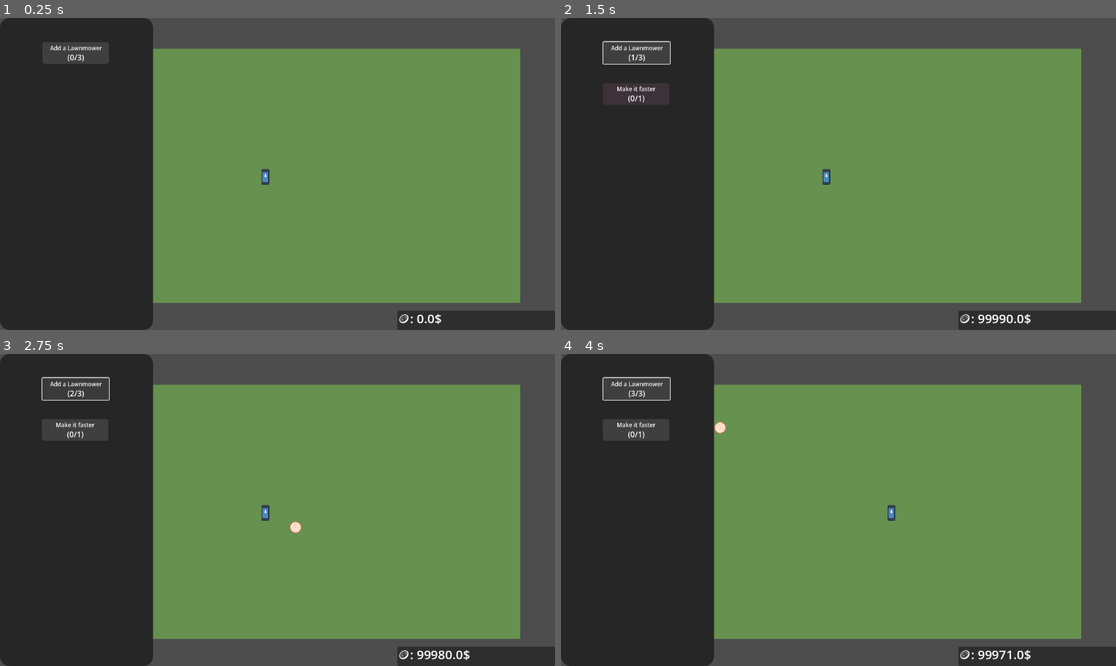
Above: before the commit, frames 1-4 (two rows, left to right).
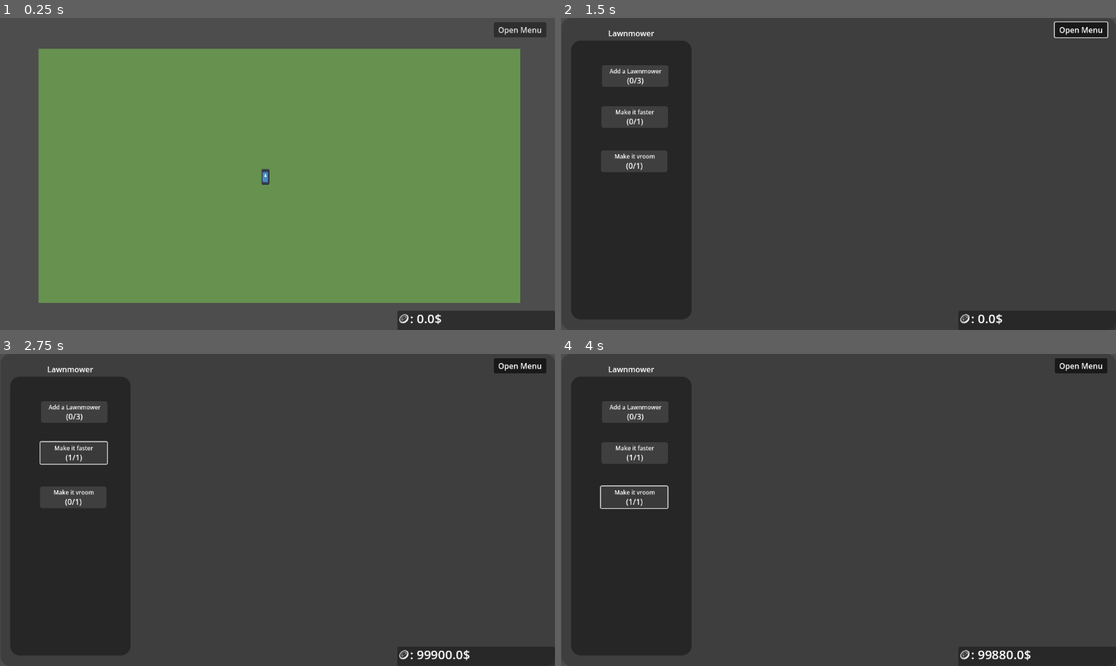
Above: after the commit, the same moments.

Repository: xelphyr/just-another-incremental-game
Game: Godot game, scene res://scenes/main.tscn
Same seed, same stepped clock (60 frames per second), same inputs: the game is played once before the commit and once after it. The engine's default icon, where the game draws it, is replaced by a stand-in: a white triangle on a blue panel in a dark square.
Inputs (mouse positions are in pixels of both pictures, inside the frame that each line leads up to):
- Up to frame 1 (0.25 s): no input
- Up to frame 2 (1.5 s): click (638, 52) at 0.5 s, where only the run before the commit has a clickable "Add a Lawnmower"; click (1082, 30) at 1.25 s, where only the run after the commit has a clickable "Open Menu"
- Up to frame 3 (2.75 s): click "Add a Lawnmower" (after the commit: "Make it faster") at 2 s
- Up to frame 4 (4 s): click (633, 497) at 2.75 s, where only the run after the commit has a clickable "Make it vroom"; tap Enter at 3.5 s; hold D (right) from 3.53 s (still down)

The runs differ from the first frame. In frame 1, 28% of the frame differs, in the area x 0-99%, y 0-100%; in frame 2, 58%; in frame 3, 57%; in frame 4, 58%.

Commit message:
Moved the LawnmowerUpgradeMenu to a new ToolMenu that opens and closes with a button. It also changes the game sim speed

Diff:
--- a/game_handler.gd
+++ b/game_handler.gd
@@ -1,6 +1,7 @@
 extends Node
 
 var coins = 100000
+var tools = []
 
 signal coins_update(amt)
 
--- a/scenes/main.tscn
+++ b/scenes/main.tscn
@@ -1,9 +1,10 @@
-[gd_scene load_steps=5 format=3 uid="uid://blxdey8reg28s"]
+[gd_scene load_steps=6 format=3 uid="uid://blxdey8reg28s"]
 
 [ext_resource type="PackedScene" uid="uid://b3d3fmr2443ld" path="res://scenes/field.tscn" id="1_0wfyh"]
 [ext_resource type="PackedScene" uid="uid://b33uuboqxhc1d" path="res://scenes/player.tscn" id="2_sugp2"]
 [ext_resource type="PackedScene" uid="uid://d251m6b0rfyfy" path="res://scenes/coin_ui.tscn" id="3_sugp2"]
-[ext_resource type="PackedScene" uid="uid://2ssxgm6aj5fj" path="res://tools/lawnmower/LawnmowerUpgrade.tscn" id="4_jyhfs"]
+[ext_resource type="PackedScene" uid="uid://cp00mjrqlt1hc" path="res://scenes/tool_menu.tscn" id="4_tbgi4"]
+[ext_resource type="Script" uid="uid://c5kbp2omalgn5" path="res://tool_menu_open.gd" id="5_tefeu"]
 
 [node name="Main" type="Node2D"]
 
@@ -15,5 +16,24 @@
 [node name="CanvasLayer" type="CanvasLayer" parent="."]
 
 [node name="CoinUI" parent="CanvasLayer" instance=ExtResource("3_sugp2")]
+z_index = 1
 
-[node name="LawnmowerUpgrade" parent="CanvasLayer" instance=ExtResource("4_jyhfs")]
+[node name="ToolMenu" parent="CanvasLayer" instance=ExtResource("4_tbgi4")]
+visible = false
+
+[node name="Button" type="Button" parent="CanvasLayer"]
+z_index = 1
+anchors_preset = 15
+anchor_right = 1.0
+anchor_bottom = 1.0
+offset_left = 1025.0
+offset_top = 12.0
+offset_right = -18.0
+offset_bottom = -612.0
+grow_horizontal = 2
+grow_vertical = 2
+toggle_mode = true
+text = "Open Menu"
+script = ExtResource("5_tefeu")
+
+[connection signal="toggled" from="CanvasLayer/Button" to="CanvasLayer/Button" method="_on_toggled"]
--- /dev/null
+++ b/scenes/tool_menu.tscn
@@ -0,0 +1,40 @@
+[gd_scene load_steps=4 format=3 uid="uid://cp00mjrqlt1hc"]
+
+[ext_resource type="PackedScene" uid="uid://2ssxgm6aj5fj" path="res://tools/lawnmower/LawnmowerUpgrade.tscn" id="1_cyl6b"]
+
+[sub_resource type="StyleBoxFlat" id="StyleBoxFlat_phyfm"]
+bg_color = Color(0.24477652, 0.24477637, 0.24477637, 1)
+corner_radius_top_left = 20
+corner_radius_top_right = 20
+corner_radius_bottom_right = 20
+corner_radius_bottom_left = 20
+
+[sub_resource type="Theme" id="Theme_37eju"]
+
+[node name="ToolMenu" type="Panel"]
+anchors_preset = 15
+anchor_right = 1.0
+anchor_bottom = 1.0
+offset_left = 1.0
+grow_horizontal = 2
+grow_vertical = 2
+theme_override_styles/panel = SubResource("StyleBoxFlat_phyfm")
+
+[node name="MarginContainer" type="MarginContainer" parent="."]
+layout_mode = 0
+offset_right = 1149.0
+offset_bottom = 646.0
+theme_override_constants/margin_left = 20
+theme_override_constants/margin_top = 20
+theme_override_constants/margin_right = 20
+theme_override_constants/margin_bottom = 20
+
+[node name="HBoxContainer" type="HBoxContainer" parent="MarginContainer"]
+custom_minimum_size = Vector2(100, 100)
+layout_mode = 2
+theme = SubResource("Theme_37eju")
+
+[node name="LawnmowerUpgrade" parent="MarginContainer/HBoxContainer" instance=ExtResource("1_cyl6b")]
+custom_minimum_size = Vector2(250, 100)
+layout_mode = 2
+size_flags_horizontal = 2
--- /dev/null
+++ b/tool_menu_open.gd
@@ -0,0 +1,9 @@
+extends Button
+
+# Called when the node enters the scene tree for the first time.
+func _on_toggled(toggled_on:bool) -> void:
+	$"../ToolMenu".visible = toggled_on
+	if toggled_on:
+		Engine.time_scale = 0
+	else:
+		Engine.time_scale = 1
--- a/tools/lawnmower/LawnmowerUpgrade.tscn
+++ b/tools/lawnmower/LawnmowerUpgrade.tscn
@@ -1,6 +1,5 @@
-[gd_scene load_steps=4 format=3 uid="uid://2ssxgm6aj5fj"]
+[gd_scene load_steps=3 format=3 uid="uid://2ssxgm6aj5fj"]
 
-[ext_resource type="Script" uid="uid://dmx3ad6hooc74" path="res://tool_upgrade_system.gd" id="1_0kemt"]
 [ext_resource type="PackedScene" uid="uid://beq1ttb4x6oob" path="res://scenes/UpgradeNode.tscn" id="1_ombev"]
 
 [sub_resource type="StyleBoxFlat" id="StyleBoxFlat_utfbk"]
@@ -10,48 +9,49 @@
 corner_radius_bottom_right = 20
 corner_radius_bottom_left = 20
 
-[node name="LawnmowerUpgrade" type="Control" node_paths=PackedStringArray("nodes")]
-layout_mode = 3
-anchor_right = 0.275
-anchor_bottom = 1.0
-offset_right = 0.19998169
+[node name="LawnmowerUpgrade" type="VBoxContainer"]
+offset_right = 317.0
+offset_bottom = 648.0
 grow_horizontal = 2
 grow_vertical = 2
-script = ExtResource("1_0kemt")
-nodes = [NodePath("UpgradeNode"), NodePath("UpgradeNode2"), NodePath("UpgradeNode3")]
 
-[node name="bg" type="Panel" parent="."]
+[node name="Label" type="Label" parent="."]
+layout_mode = 2
+size_flags_vertical = 0
+text = "Lawnmower"
+horizontal_alignment = 1
+
+[node name="Tree" type="Panel" parent="."]
+layout_mode = 2
+size_flags_vertical = 3
+theme_override_styles/panel = SubResource("StyleBoxFlat_utfbk")
+
+[node name="UpgradeNode" parent="Tree" instance=ExtResource("1_ombev")]
 layout_mode = 1
-anchors_preset = 15
-anchor_right = 1.0
-anchor_bottom = 1.0
+anchor_left = 0.5
+anchor_right = 0.5
+anchor_bottom = 0.0
+offset_left = -61.5
+offset_top = 50.5
+offset_right = 76.5
+offset_bottom = 95.5
 grow_horizontal = 2
 grow_vertical = 2
-scale = Vector2(1.00178, 1)
-theme_override_styles/panel = SubResource("StyleBoxFlat_utfbk")
-
-[node name="UpgradeNode" parent="." instance=ExtResource("1_ombev")]
-layout_mode = 1
-anchors_preset = 15
-anchor_right = 1.0
-anchor_bottom = 1.0
-offset_left = 88.0
-offset_top = 50.0
-offset_right = -91.0
-offset_bottom = -553.0
 title = "Add a Lawnmower"
 max_level = 3
 base_cost = 10.0
 
-[node name="UpgradeNode2" parent="." instance=ExtResource("1_ombev")]
+[node name="UpgradeNode2" parent="Tree" instance=ExtResource("1_ombev")]
 layout_mode = 1
-anchors_preset = 15
-anchor_right = 1.0
-anchor_bottom = 1.0
-offset_left = 87.0
-offset_top = 135.0
-offset_right = -92.0
-offset_bottom = -468.0
+anchor_left = 0.5
+anchor_right = 0.5
+anchor_bottom = 0.0
+offset_left = -62.5
+offset_top = 135.5
+offset_right = 75.5
+offset_bottom = 180.5
+grow_horizontal = 2
+grow_vertical = 2
 id = 1
 title = "Make it faster"
 base_cost = 100.0
@@ -62,15 +62,17 @@
 0: 2
 }
 
-[node name="UpgradeNode3" parent="." instance=ExtResource("1_ombev")]
+[node name="UpgradeNode3" parent="Tree" instance=ExtResource("1_ombev")]
 layout_mode = 1
-anchors_preset = 15
-anchor_right = 1.0
-anchor_bottom = 1.0
-offset_left = 86.0
-offset_top = 227.0
-offset_right = -93.0
-offset_bottom = -376.0
+anchor_left = 0.5
+anchor_right = 0.5
+anchor_bottom = 0.0
+offset_left = -63.5
+offset_top = 227.5
+offset_right = 74.5
+offset_bottom = 272.5
+grow_horizontal = 2
+grow_vertical = 2
 title = "Make it vroom"
 base_cost = 20.0
 reveal_when = {
@@ -80,6 +82,6 @@
 1: 2
 }
 
-[connection signal="on_purchase" from="UpgradeNode" to="." method="_recalculate_upgrade_tree"]
-[connection signal="on_purchase" from="UpgradeNode2" to="." method="_recalculate_upgrade_tree"]
-[connection signal="on_purchase" from="UpgradeNode3" to="." method="_recalculate_upgrade_tree"]
+[connection signal="on_purchase" from="Tree/UpgradeNode" to="." method="_recalculate_upgrade_tree"]
+[connection signal="on_purchase" from="Tree/UpgradeNode2" to="." method="_recalculate_upgrade_tree"]
+[connection signal="on_purchase" from="Tree/UpgradeNode3" to="." method="_recalculate_upgrade_tree"]
--- a/upgrades/upgrade_node.gd
+++ b/upgrades/upgrade_node.gd
@@ -29,7 +29,7 @@
 	return base_cost
 
 func _on_button_up() -> void:
-	if GameHandler.purchase(cost_at(current_level)):
+	if current_level < max_level and GameHandler.purchase(cost_at(current_level)):
 		current_level += 1
 		$Level.text = "(%d/%d)" % [current_level, max_level]
 		emit_signal("on_purchase", self)
Not shown, added: tool_menu_open.gd.uid
